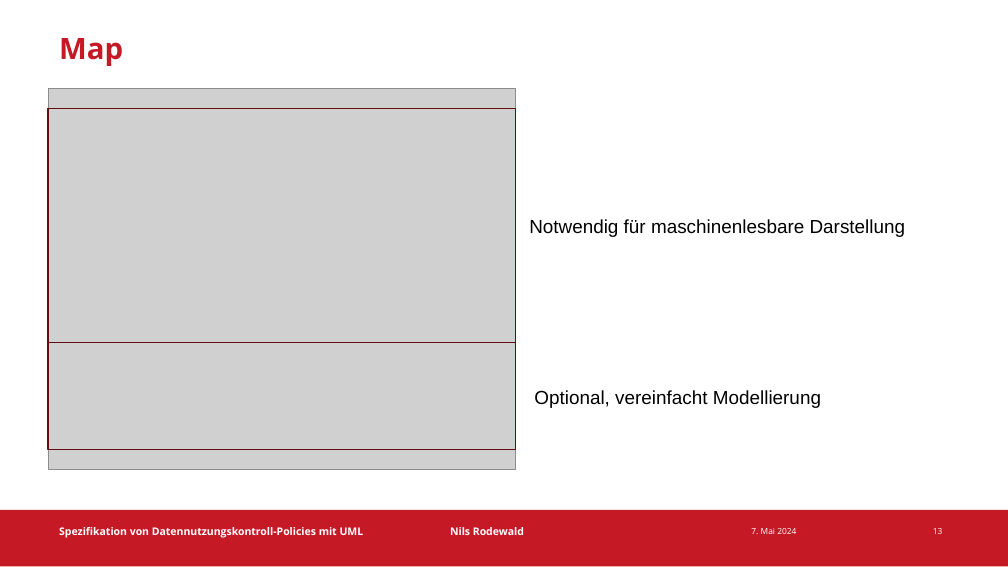
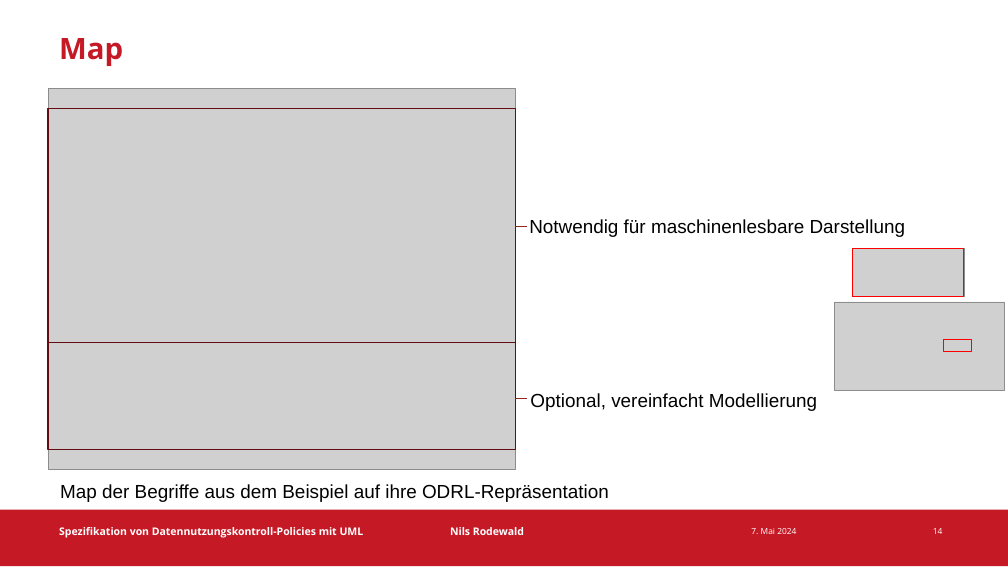
Before and after one commit to CARiSMA-Tool/carisma-tool, a slide deck: slide 14 of Zwischenvortrag/ZwischenvortragMitVorlage16_9.odp (slide 13 before the commit). Drawn at 1008x567 pixels with LibreOffice and Linux fonts; fonts in the diff are those of the drawing; grey boxes stand for pictures; background and template pictures are left out. Boxes give left, top, right and bottom in pixels: in the first picture for what was removed or moved away, otherwise in the second. Text is boxed around its words. In the diff, an @@ line names an element or a change of style, - is before the commit and + after.

```diff
--- a/Zwischenvortrag/ZwischenvortragMitVorlage16_9.odp
+++ b/Zwischenvortrag/ZwischenvortragMitVorlage16_9.odp
@@ line added from (516, 227) to (526, 227), #8D281E 0 pt @@
@@ picture added at [853, 249, 964, 296] @@
@@ rectangle added at [853, 249, 964, 296], outline #FF0000 0.99 pt @@
@@ picture added at [835, 302, 1005, 390] @@
@@ rectangle added at [944, 340, 972, 352], outline #FF0000 0.99 pt @@
@@ text "Optional, vereinfacht Modellierung": place and size @@
-text "Optional, vereinfacht Modellierung" at [534, 390, 821, 408]
+text "Optional, vereinfacht Modellierung" at [530, 393, 817, 411]
@@ line added from (516, 399) to (526, 399), #8D281E 0 pt @@
@@ text added at [60, 484, 609, 502], 18 pt, text #000000 @@
+Map der Begriffe aus dem Beispiel auf ihre ODRL-Repräsentation
```
Also in this commit, not shown: 9 other slides changed, 10 slides added, 4 slides removed.
